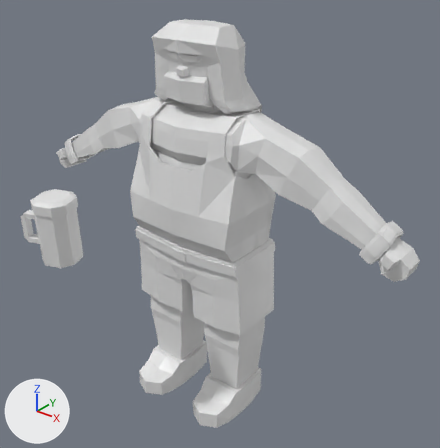
The FBX model game/assets/models/man/Man7.fbx: old version first, new version second.
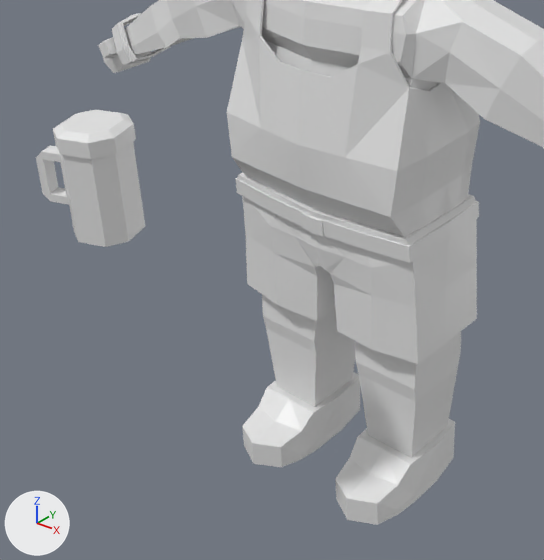
Each version appears first whole from a camera (50 mm lens) standing at (5.78, -6.84, 7.56) and looking at (0.56, -0.31, 3.51), and next in a close-up on the part from 0% to 71% of the width and 28% to 100% of the height. Arrows for +X, +Y and +Z are at lower left; the lights stay in place.

In view in the first close-up: 'Cube', 'beer'.
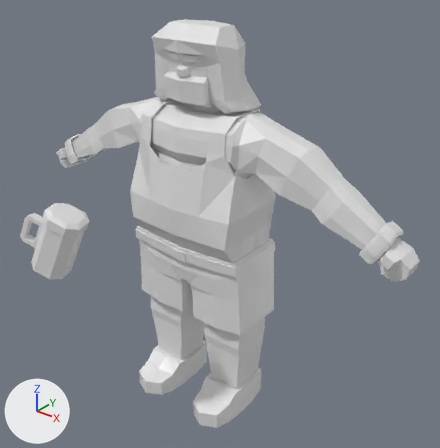
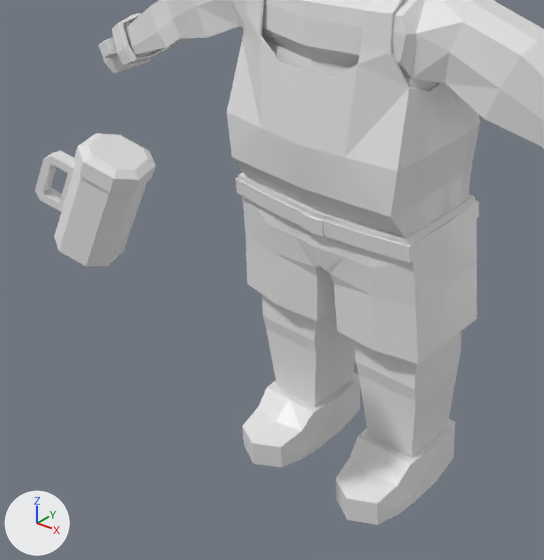
Where the change shows, as pixel boxes (x1, y1, x2, y2) in the close-ups (544 x 560 px):
'beer', moved, turned
    before: (36, 110, 145, 247)
    after: (35, 133, 156, 266)

The change in detail:
Object 'beer' (ob_beer) moves from (-0.644, -2.35, 3.649) to (-0.753, -2.375, 3.447).
Object 'beer' (ob_beer) turns from (-1.6, 0.8, -161) to (0.8, -23, -159) degrees about x, y and z.
